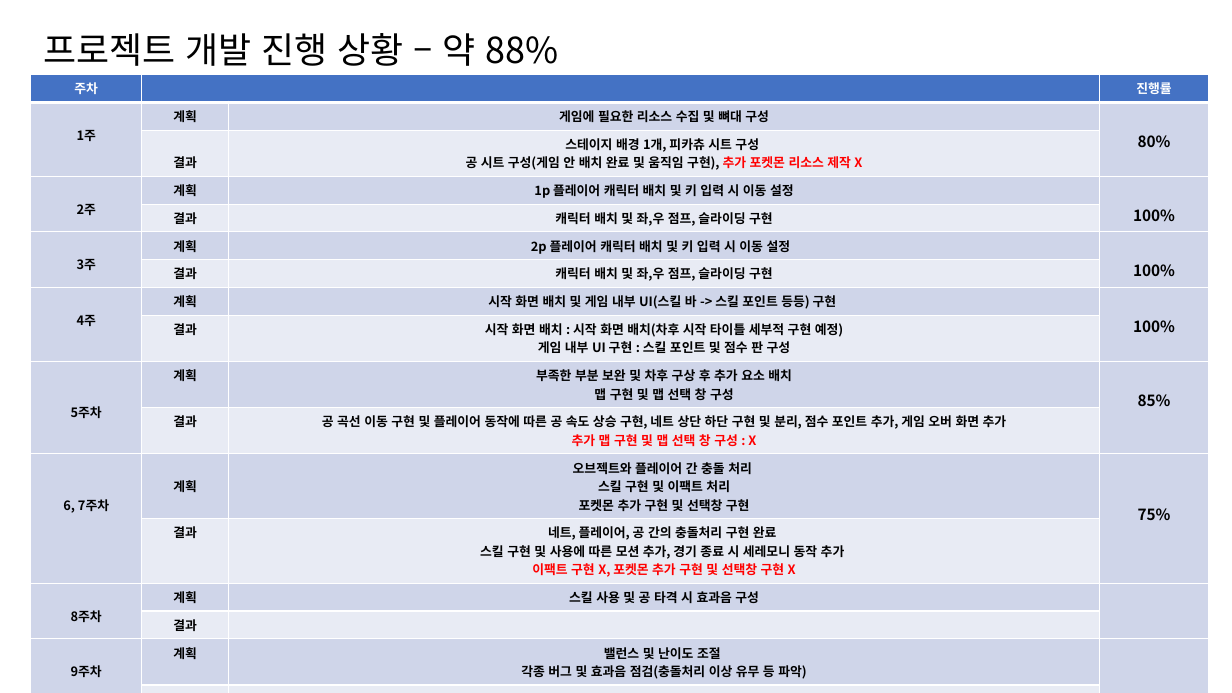
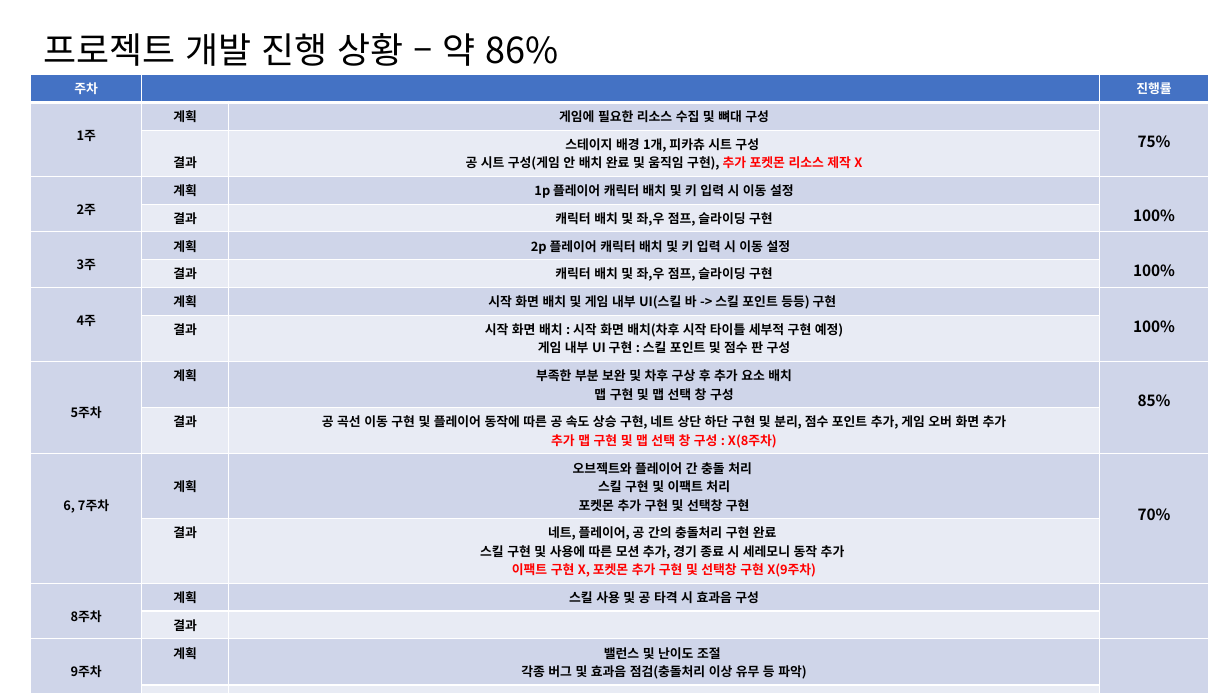
Before and after one commit to KwonSe-Jin/2DGP_Project, a slide deck: slide 3 of ppt/3차 발표.pptx. Drawn at 1232x693 pixels with LibreOffice and Linux fonts; fonts in the diff are those of the drawing. Boxes give left, top, right and bottom in pixels: in the first picture for what was removed or moved away, otherwise in the second. Text is boxed around its words. In the diff, an @@ line names an element or a change of style, - is before the commit and + after.

Commit message:
11 18
리소스 수정 및 네트 위치 조정 발표자료 추가

```diff
--- a/ppt/3차 발표.pptx
+++ b/ppt/3차 발표.pptx
@@ text at [43, 33, 559, 66]: text changed @@
-프로젝트 개발 진행 상황 – 약 88%
+프로젝트 개발 진행 상황 – 약 86%
@@ table at [30, 75, 1209, 683] @@
-row 2, column 4: 80%
+row 2, column 4: 75%
-row 11, column 3: 공 곡선 이동 구현 및 플레이어 동작에 따른 공 속도 상승 구현, 네트 상단 하단 구현 및 분리, 점수 포인트 추가, 게임 오버 화면 추가 / 추가 맵 구현 및 맵 선택 창 구성 : X
+row 11, column 3: 공 곡선 이동 구현 및 플레이어 동작에 따른 공 속도 상승 구현, 네트 상단 하단 구현 및 분리, 점수 포인트 추가, 게임 오버 화면 추가 / 추가 맵 구현 및 맵 선택 창 구성 : X(8주차)
-row 12, column 4: 75%
+row 12, column 4: 70%
-row 13, column 3: 네트, 플레이어, 공 간의 충돌처리 구현 완료 / 스킬 구현 및 사용에 따른 모션 추가, 경기 종료 시 세레모니 동작 추가 / 이팩트 구현 X, 포켓몬 추가 구현 및 선택창 구현 X
+row 13, column 3: 네트, 플레이어, 공 간의 충돌처리 구현 완료 / 스킬 구현 및 사용에 따른 모션 추가, 경기 종료 시 세레모니 동작 추가 / 이팩트 구현 X, 포켓몬 추가 구현 및 선택창 구현 X(9주차)
```
Also in this commit, not shown: 2 other slides changed, 9 other files.
